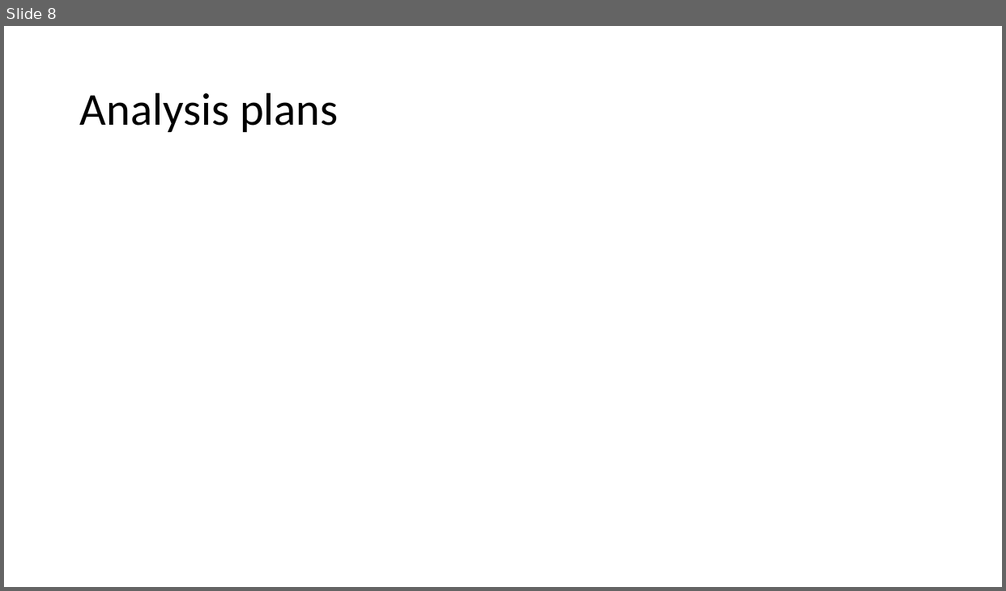
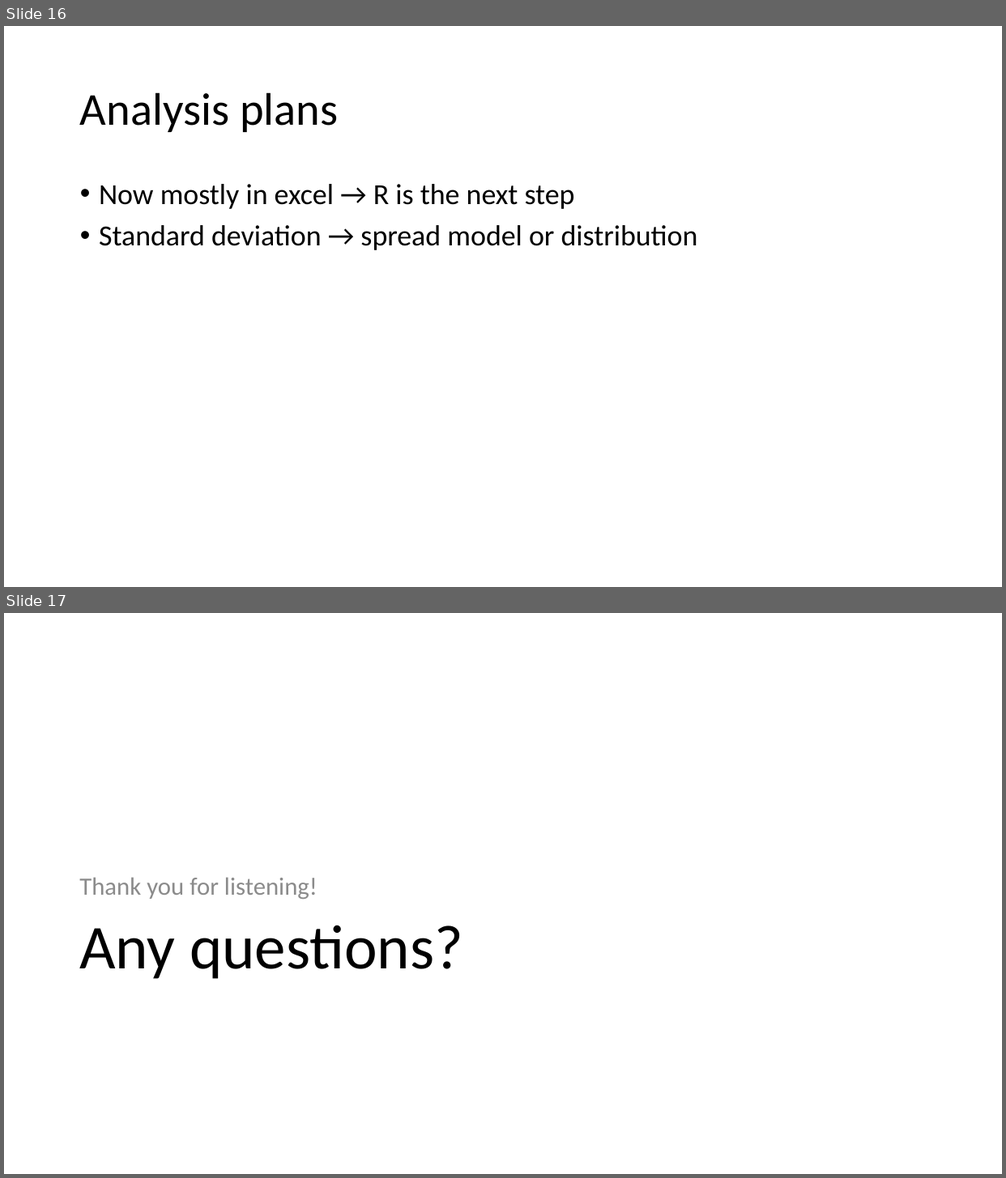
Before and after one commit to J-Damhuis/Cooperation, a slide deck: Presentations/Presentation_17-12-2018.pptx. Shown one above the other, each under a label of ours: slide 8 before the commit, slides 16 and 17 after it. The pictures are 1006x591 and 1006x1178 pixels, drawn with LibreOffice and Linux fonts; fonts in the diff are those of the drawing. Boxes give left, top, right and bottom in pixels: in the first picture for what was removed or moved away, otherwise in the second. Text is boxed around its words. In the diff, an @@ line names an element or a change of style, - is before the commit and + after.

```diff
--- a/Presentations/Presentation_17-12-2018.pptx
+++ b/Presentations/Presentation_17-12-2018.pptx
@@ slide 17 added at bbox=[4, 613, 1002, 1174], background #FFFFFF @@
@@ text added at bbox=[79, 877, 317, 899], 24 pt, text #8C8C8C @@
+Thank you for listening!
@@ title added at bbox=[79, 925, 463, 979], 60 pt, text #000000 @@
+Any questions?
@@ what was slide 8 is now slide 16 @@
@@ slide 16 changed as well @@
@@ text added at bbox=[99, 184, 698, 250], 28 pt, text #000000 @@
+• Now mostly in excel → R is the next step
+• Standard deviation → spread model or distribution
```
Also in this commit, not shown: 5 other slides changed, 9 other slides added, 2 slides removed, 1 other file.
